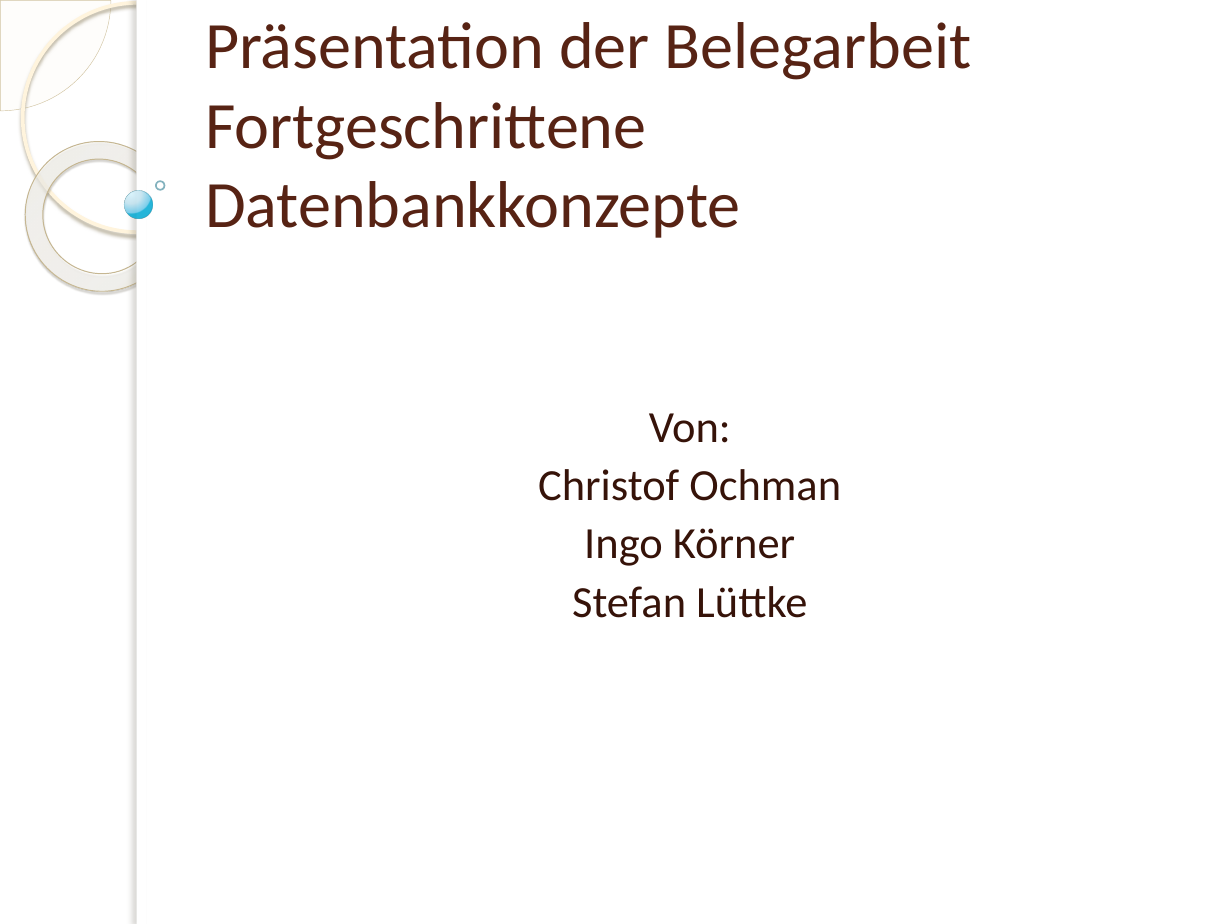
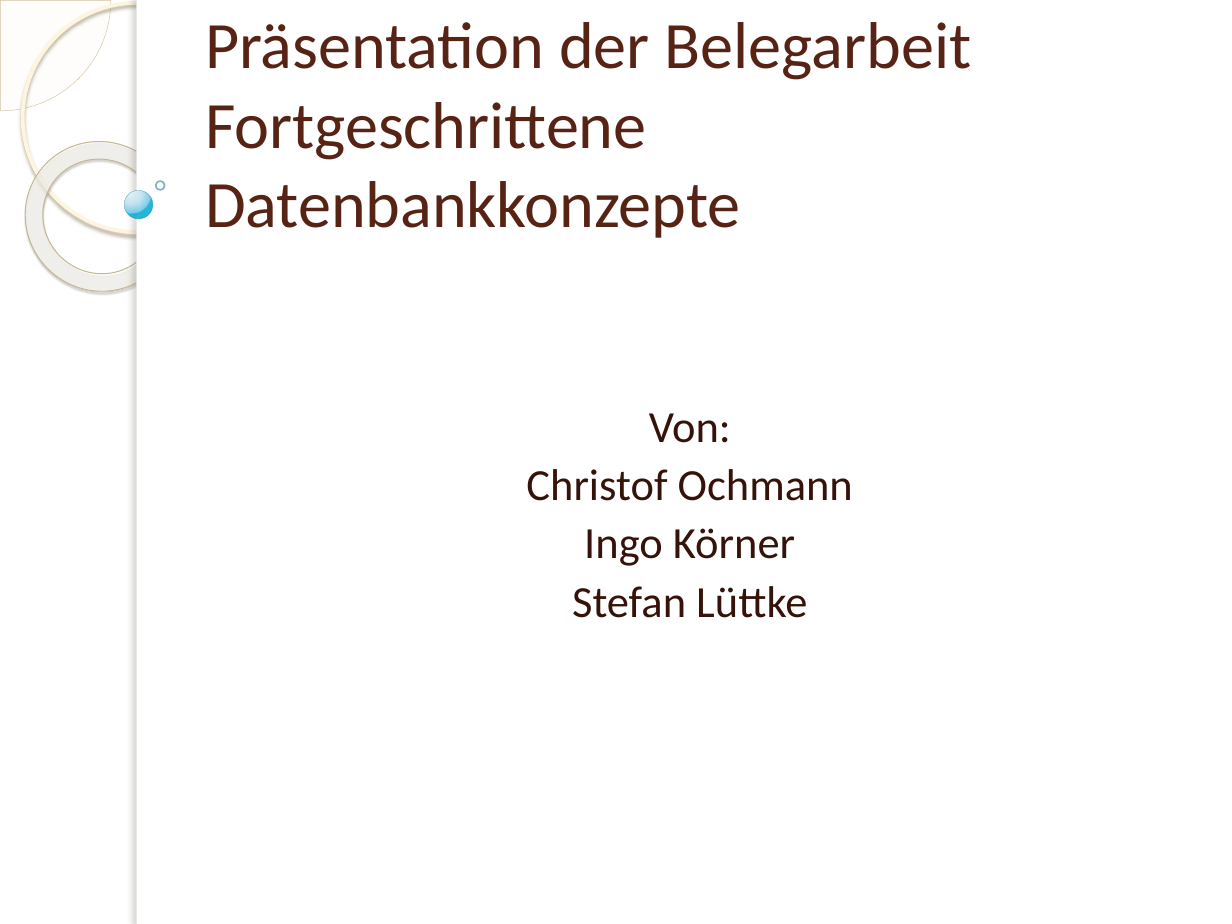
Before and after one commit to rinkdotrink/DB-olap-master-IIm11, a slide deck: slide 1 of Beleg/Praese.pptx. Drawn at 1232x924 pixels with LibreOffice and Linux fonts; fonts in the diff are those of the drawing; background and template pictures are left out. Boxes give left, top, right and bottom in pixels: in the first picture for what was removed or moved away, otherwise in the second. Text is boxed around its words. In the diff, an @@ line names an element or a change of style, - is before the commit and + after.

```diff
--- a/Beleg/Praese.pptx
+++ b/Beleg/Praese.pptx
@@ subtitle at (526, 469, 853, 501): text changed @@
-Christof Ochman
+Christof Ochmann
```
Also in this commit, not shown: 7 other slides changed, 2 other files.
